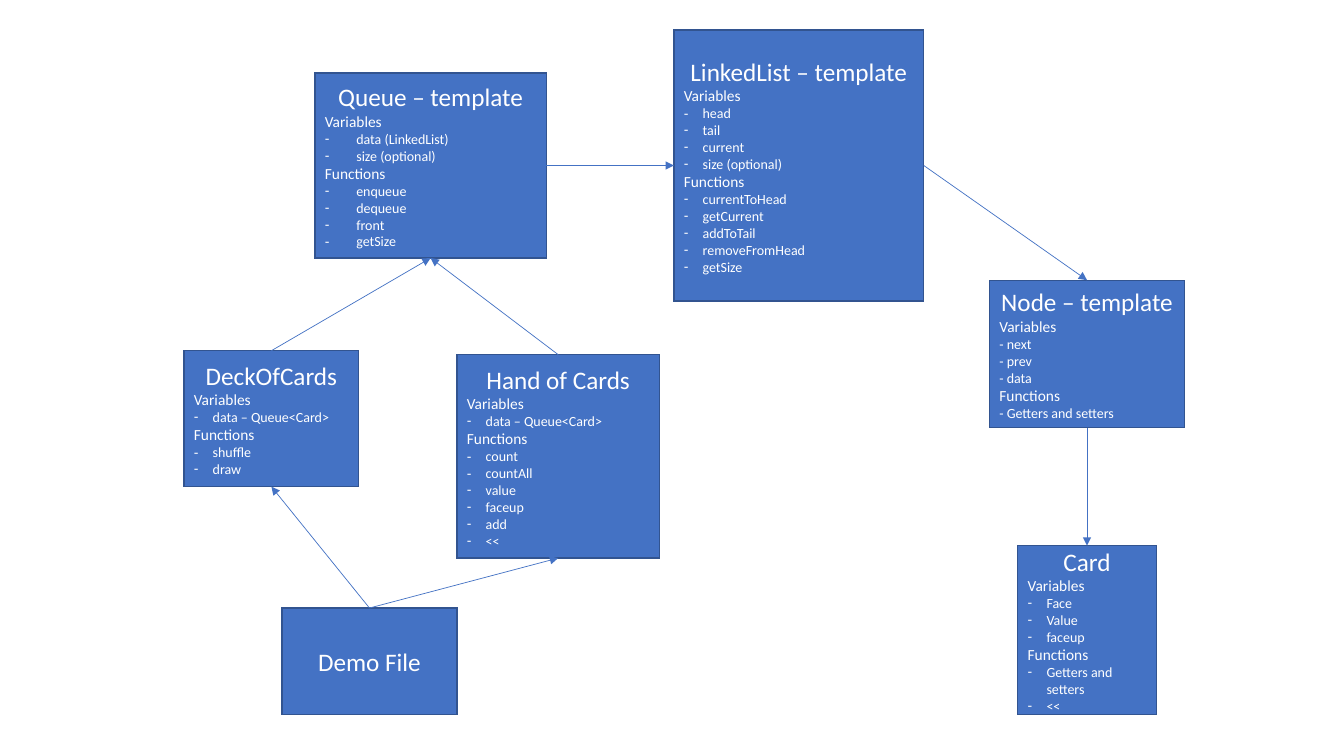
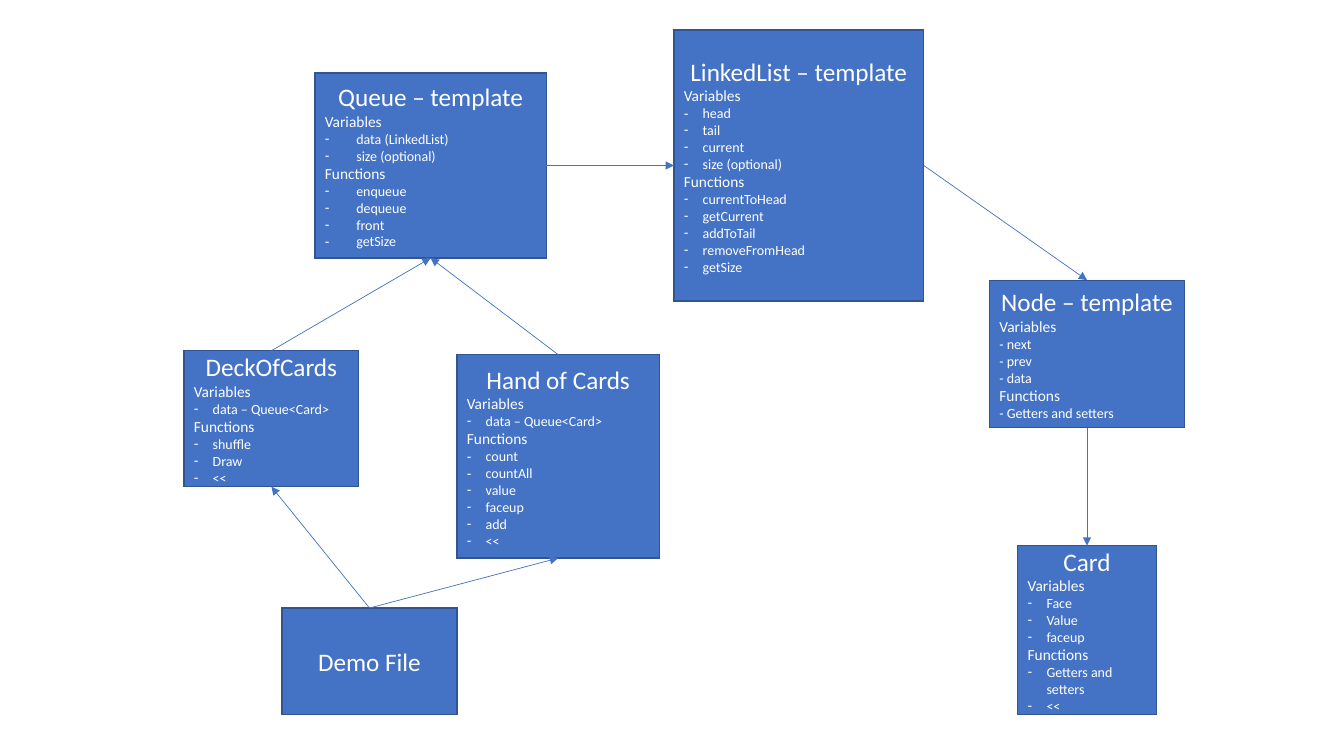
Before and after one commit to LachlanCourt/seng1120_a2, a slide deck: slide 1 of Project diagram.pptx. Drawn at 1344x756 pixels with LibreOffice and Linux fonts; fonts in the diff are those of the drawing. Boxes give left, top, right and bottom in pixels: in the first picture for what was removed or moved away, otherwise in the second. Text is boxed around its words. In the diff, an @@ line names an element or a change of style, - is before the commit and + after.

```diff
--- a/Project diagram.pptx
+++ b/Project diagram.pptx
@@ text in rectangle at (213, 457, 243, 466): text changed @@
-– draw
+– Draw
+– <<
```
Also in this commit, not shown: 11 other files.
